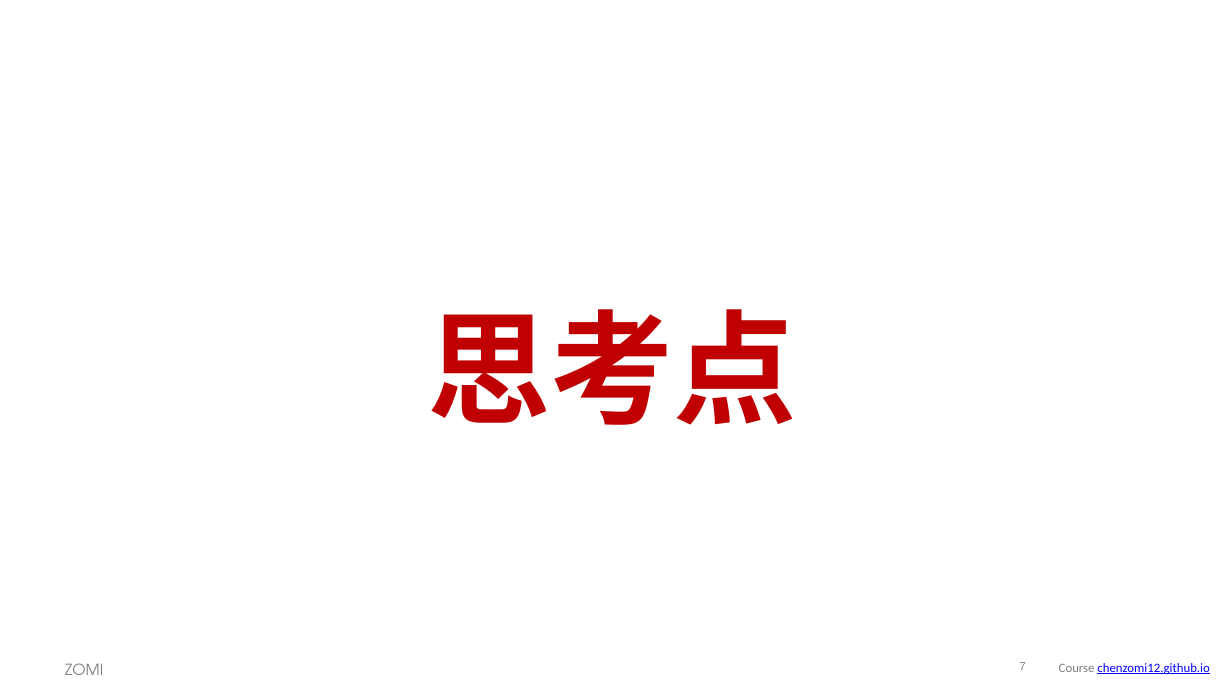
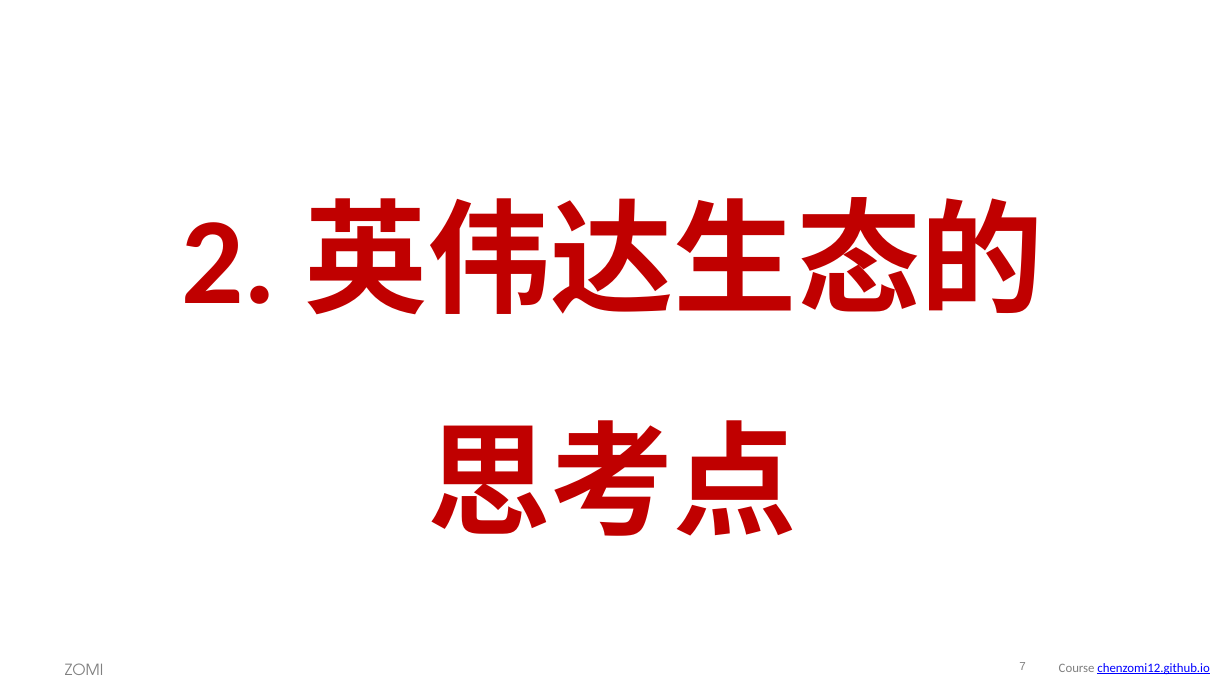
Before and after one commit to chenzomi12/AISystem, a slide deck: slide 7 of 02Hardware/07Thought/05.DSA.pptx. Drawn at 1232x693 pixels with LibreOffice and Linux fonts; fonts in the diff are those of the drawing; background and template pictures are left out. Boxes give left, top, right and bottom in pixels: in the first picture for what was removed or moved away, otherwise in the second. Text is boxed around its words. In the diff, an @@ line names an element or a change of style, - is before the commit and + after.

```diff
--- a/02Hardware/07Thought/05.DSA.pptx
+++ b/02Hardware/07Thought/05.DSA.pptx
@@ text at box(181, 197, 1043, 315): paragraph added @@
+2. 英伟达生态的
```
Also in this commit, not shown: 2 other slides changed, 2 other files.
